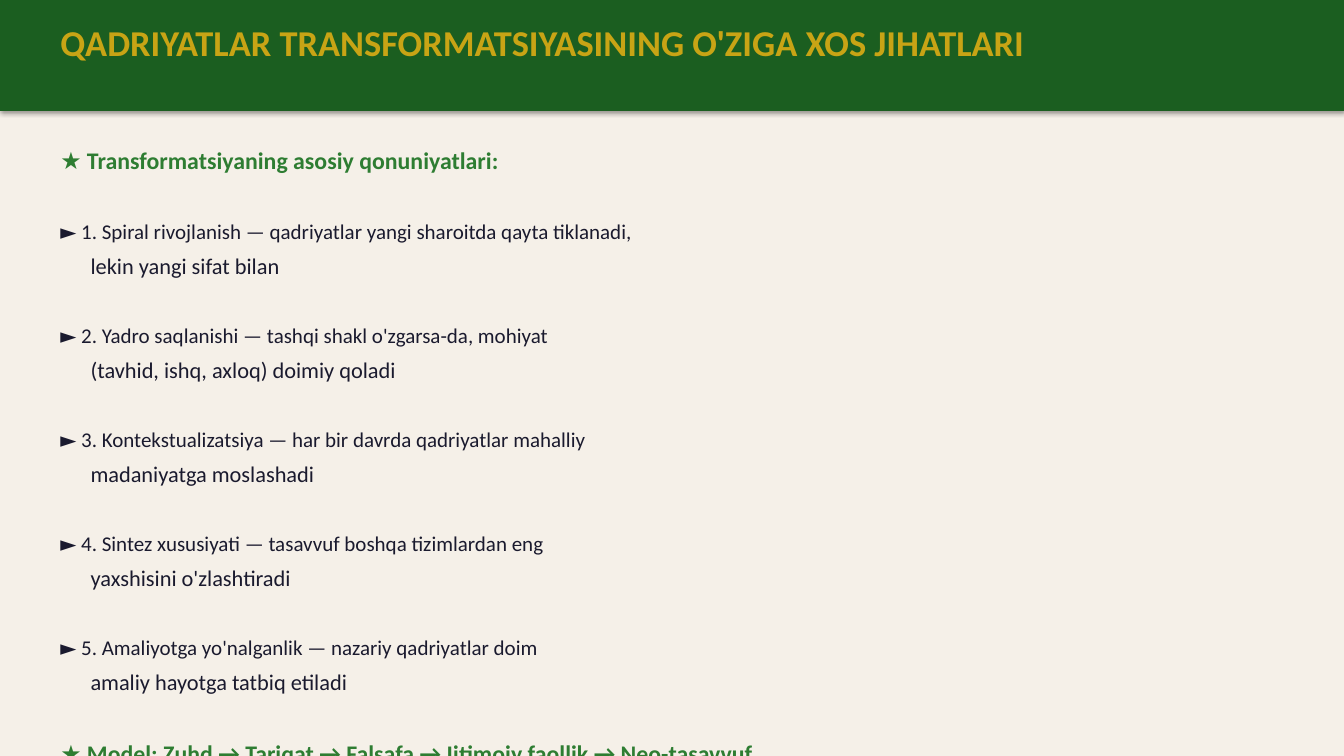
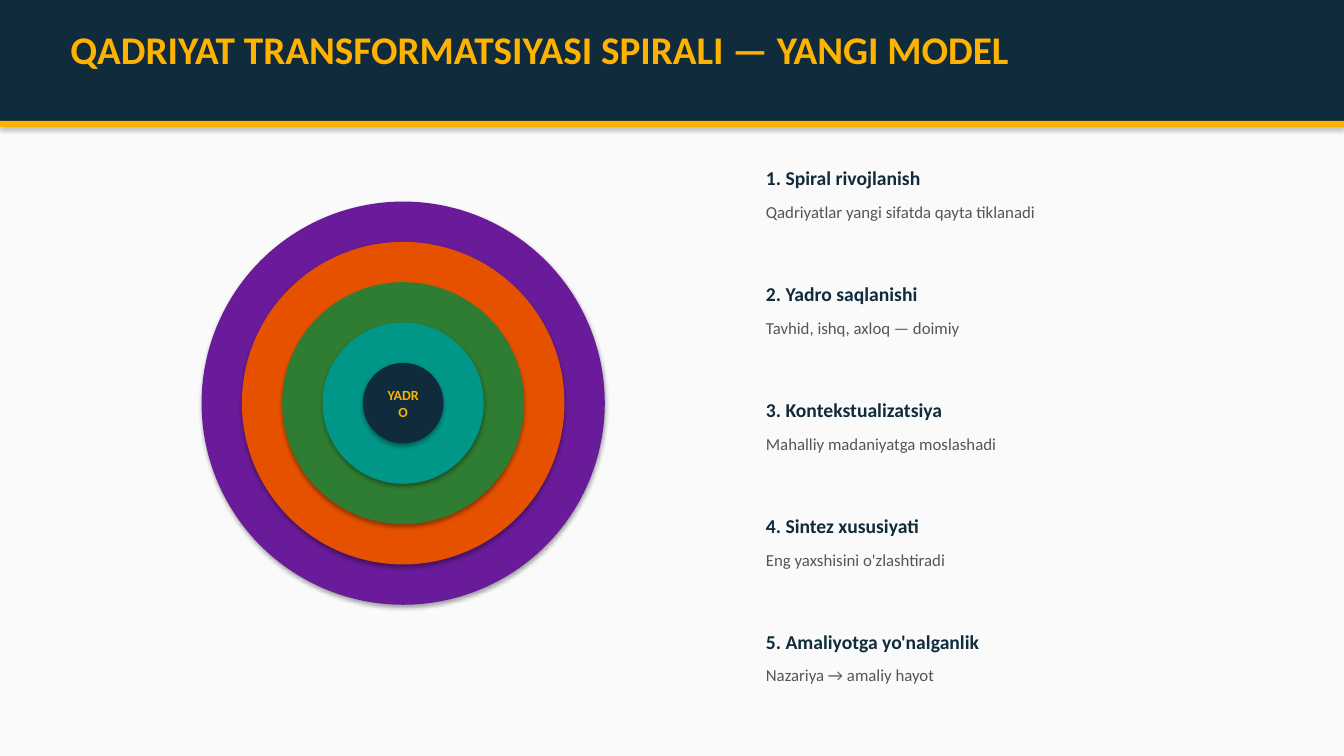
Before and after one commit to chinpolatovumidjon88-lab/BADIRYAR, a slide deck: slide 9 of Tasavvuf_Qadriyatlar_Taqdimot.pptx. Drawn at 1344x756 pixels with LibreOffice and Linux fonts; fonts in the diff are those of the drawing. Boxes give left, top, right and bottom in pixels: in the first picture for what was removed or moved away, otherwise in the second. Text is boxed around its words. In the diff, an @@ line names an element or a change of style, - is before the commit and + after.

Commit message:
Tasavvuf taqdimoti v2: grafiklar, sxemalar, diagrammalar bilan

```diff
--- a/Tasavvuf_Qadriyatlar_Taqdimot.pptx
+++ b/Tasavvuf_Qadriyatlar_Taqdimot.pptx
@@ background #F5F0E8 to #FAFAFA @@
@@ rectangle: place and size @@
-rectangle at box(0, 0, 1344, 111)
+rectangle at box(0, 0, 1344, 121)
@@ rectangle at box(0, 0, 1344, 121): fill #1B5E20 to #0F2B3C @@
@@ text removed at box(60, 31, 1023, 61) @@
-QADRIYATLAR TRANSFORMATSIYASINING O'ZIGA XOS JIHATLARI
@@ text added at box(70, 38, 1008, 69), 28 pt, text #FFB300, bold @@
+QADRIYAT TRANSFORMATSIYASI SPIRALI — YANGI MODEL
@@ rectangle added at box(0, 121, 1344, 127), fill #FFB300 @@
@@ text removed at box(81, 152, 631, 694) @@
-★ Transformatsiyaning asosiy qonuniyatlari:
-► 1. Spiral rivojlanish — qadriyatlar yangi sharoitda qayta tiklanadi,
-lekin yangi sifat bilan
-► 2. Yadro saqlanishi — tashqi shakl o'zgarsa-da, mohiyat
-(tavhid, ishq, axloq) doimiy qoladi
-► 3. Kontekstualizatsiya — har bir davrda qadriyatlar mahalliy
-madaniyatga moslashadi
-► 4. Sintez xususiyati — tasavvuf boshqa tizimlardan eng
-yaxshisini o'zlashtiradi
-► 5. Amaliyotga yo'nalganlik — nazariy qadriyatlar doim
-amaliy hayotga tatbiq etiladi
-★ Model: Zuhd → Tariqat → Falsafa → Ijtimoiy faollik → Neo-tasavvuf
@@ text added at box(766, 171, 921, 189), 14 pt, text #0F2B3C, bold @@
+1. Spiral rivojlanish
@@ ellipse added at box(202, 202, 605, 605), fill #6A1B9A @@
@@ text added at box(766, 206, 1034, 221), 12 pt, text #555555 @@
+Qadriyatlar yangi sifatda qayta tiklanadi
@@ ellipse added at box(242, 242, 565, 565), fill #E65100 @@
@@ ellipse added at box(282, 282, 524, 524), fill #2E7D32 @@
@@ text added at box(766, 287, 917, 304), 14 pt, text #0F2B3C, bold @@
+2. Yadro saqlanishi
@@ ellipse added at box(323, 323, 484, 484), fill #009688 @@
@@ text added at box(766, 322, 959, 337), 12 pt, text #555555 @@
+Tavhid, ishq, axloq — doimiy
@@ ellipse added at box(363, 363, 444, 444), fill #0F2B3C, 10 pt, text #FFB300, bold @@
+YADRO
@@ text added at box(766, 403, 943, 420), 14 pt, text #0F2B3C, bold @@
+3. Kontekstualizatsiya
@@ text added at box(766, 438, 996, 453), 12 pt, text #555555 @@
+Mahalliy madaniyatga moslashadi
@@ text added at box(766, 519, 918, 536), 14 pt, text #0F2B3C, bold @@
+4. Sintez xususiyati
@@ text added at box(766, 554, 945, 569), 12 pt, text #555555 @@
+Eng yaxshisini o'zlashtiradi
@@ text added at box(766, 635, 979, 653), 14 pt, text #0F2B3C, bold @@
+5. Amaliyotga yo'nalganlik
@@ text added at box(766, 669, 934, 684), 12 pt, text #555555 @@
+Nazariya → amaliy hayot
```
Also in this commit, not shown: 13 other slides changed, 1 slide added, 1 slide removed.
